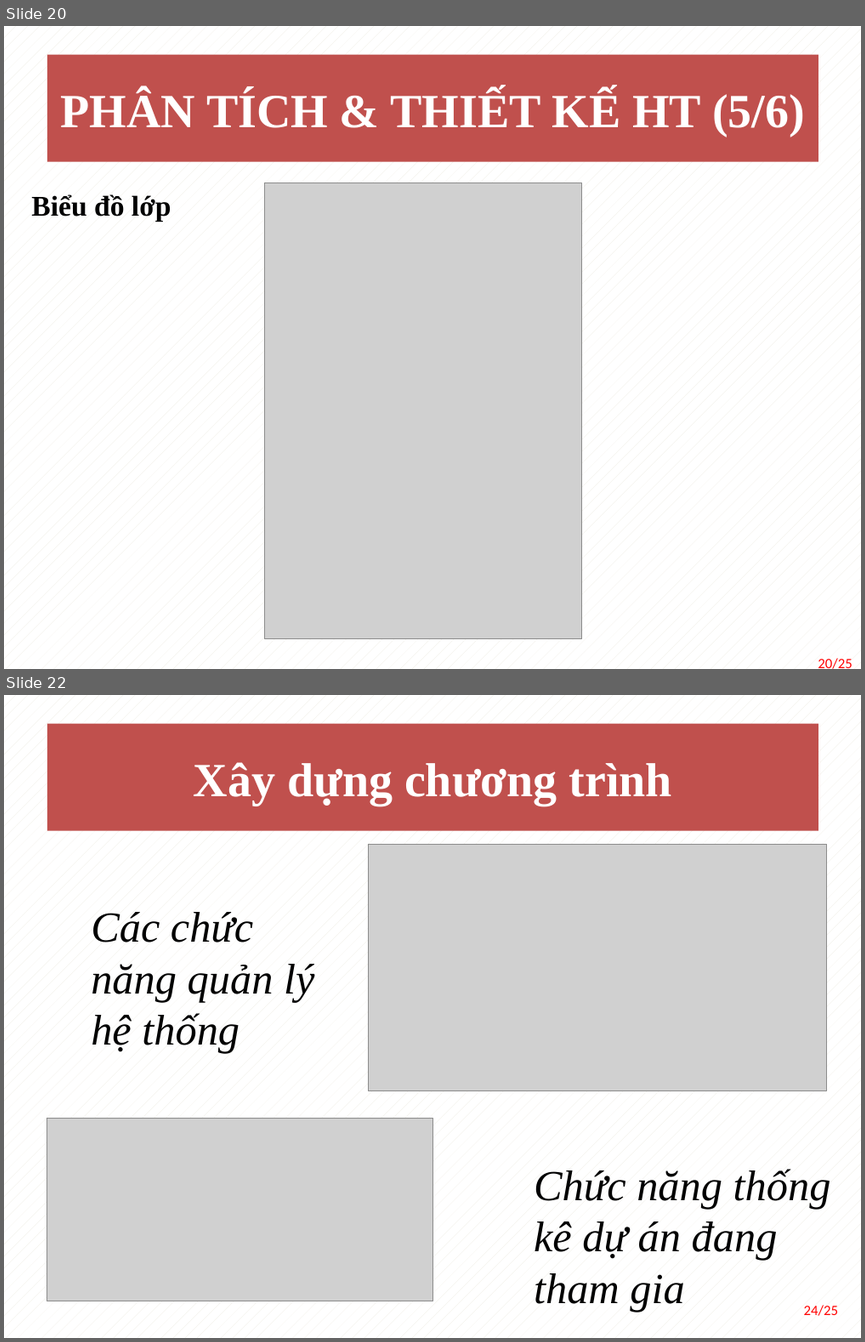
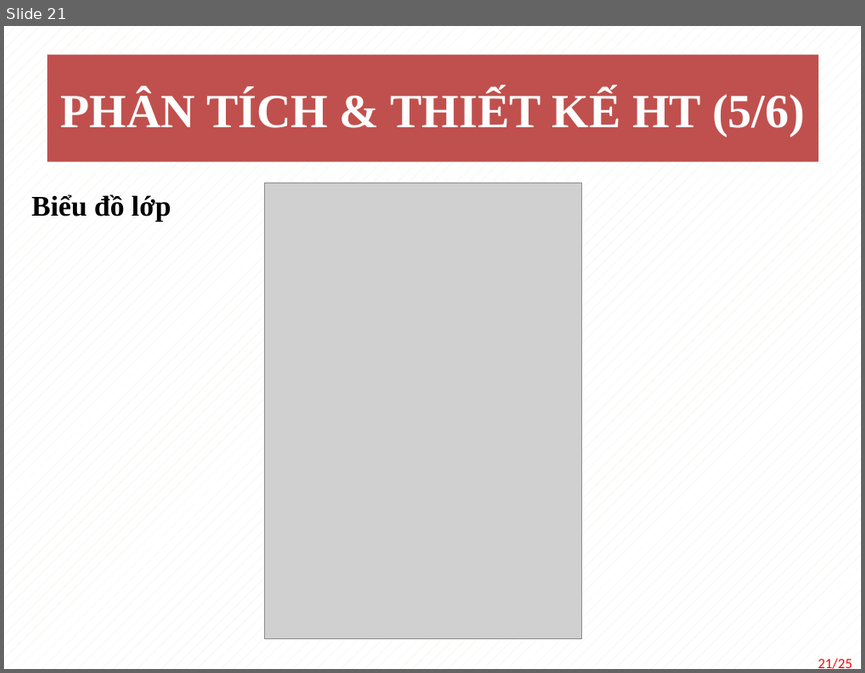
Before and after one commit to vukal2k/MyDoAn, a slide deck: document/TranLuongNgocTram_BaoCaoDoAn.pptx. Shown one above the other, each under a label of ours: slides 20 and 22 before the commit, slide 21 after it; the slides between them are not shown. The pictures are 865x1342 and 865x673 pixels, drawn with LibreOffice and Linux fonts; fonts in the diff are those of the drawing; grey boxes stand for pictures. Boxes give left, top, right and bottom in pixels: in the first picture for what was removed or moved away, otherwise in the second. Text is boxed around its words. In the diff, an @@ line names an element or a change of style, - is before the commit and + after.

```diff
--- a/document/TranLuongNgocTram_BaoCaoDoAn.pptx
+++ b/document/TranLuongNgocTram_BaoCaoDoAn.pptx
@@ slide 22 removed at [4,695,861,1338], background pattern #EEECE1 on #FFFFFF @@
@@ rectangle removed at [46,723,818,830] @@
-Xây dựng chương trình
@@ picture removed at [368,844,827,1090] @@
@@ text removed at [91,912,314,1054] @@
-Các chức năng quản lý hệ thống
@@ picture removed at [46,1118,433,1301] @@
@@ text removed at [534,1168,831,1311] @@
-Chức năng thống kê dự án đang tham gia
@@ text removed at [804,1304,838,1315] @@
-24/25
@@ what was slide 20 is now slide 21 @@
@@ page number at [817,658,851,669]: text changed @@
-20/25
+21/25
```
Also in this commit, not shown: 14 slides changed, 4 slides added, 3 other slides removed, 5 other files.
